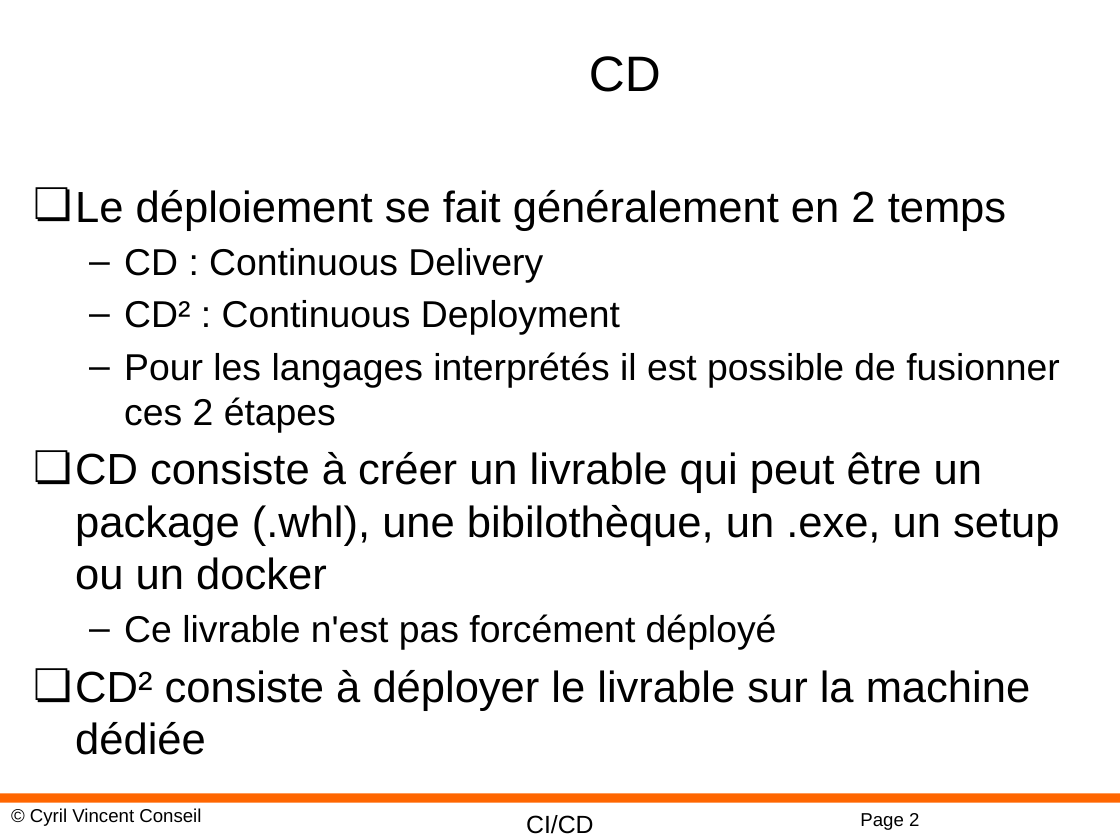
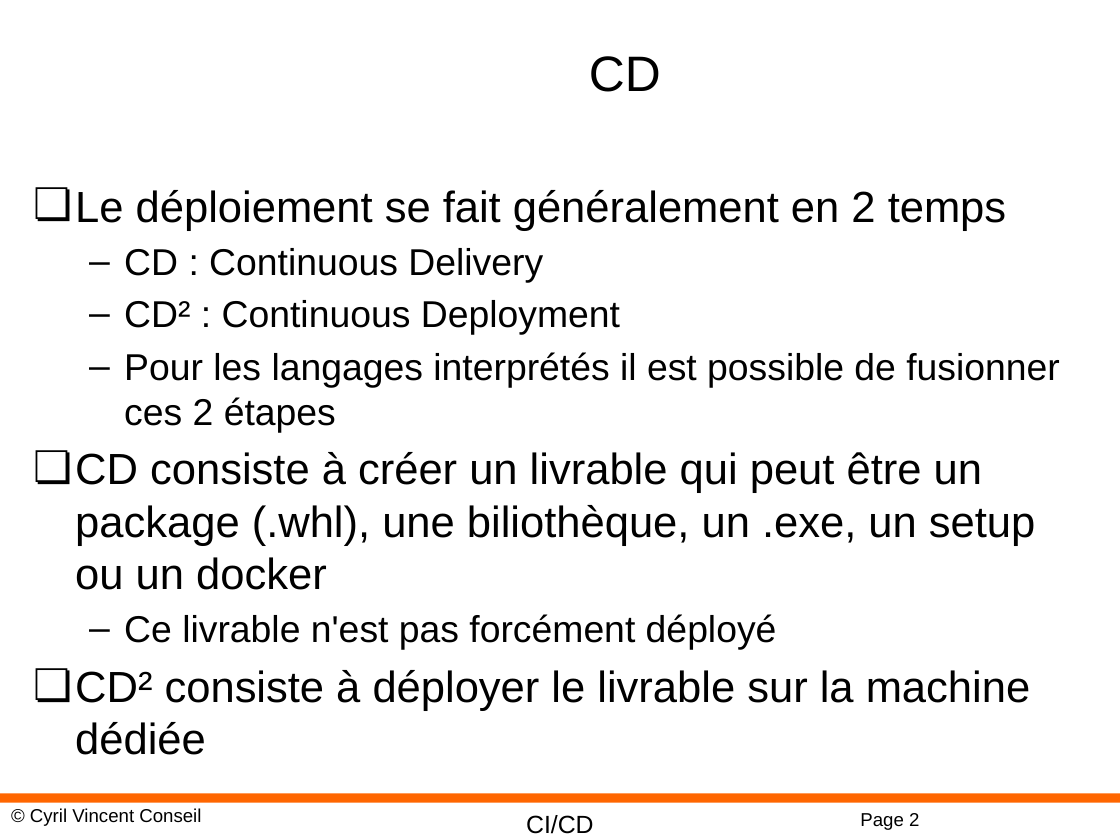
Before and after one commit to cyrilvincent/cicd, a slide deck: slide 2 of ppt/CICD14-Deploy..pptx. Drawn at 1120x840 pixels with LibreOffice and Linux fonts; fonts in the diff are those of the drawing; background and template pictures are left out. Boxes give left, top, right and bottom in pixels: in the first picture for what was removed or moved away, otherwise in the second. Text is boxed around its words. In the diff, an @@ line names an element or a change of style, - is before the commit and + after.

```diff
--- a/ppt/CICD14-Deploy..pptx
+++ b/ppt/CICD14-Deploy..pptx
@@ text at (75,452,1035,590): text changed @@
-❏ CD consiste à créer un livrable qui peut être un package (.whl), une bibilothèque, un .exe, un setup ou un docker
+❏ CD consiste à créer un livrable qui peut être un package (.whl), une biliothèque, un .exe, un setup ou un docker
```
Also in this commit, not shown: 5 other files.
